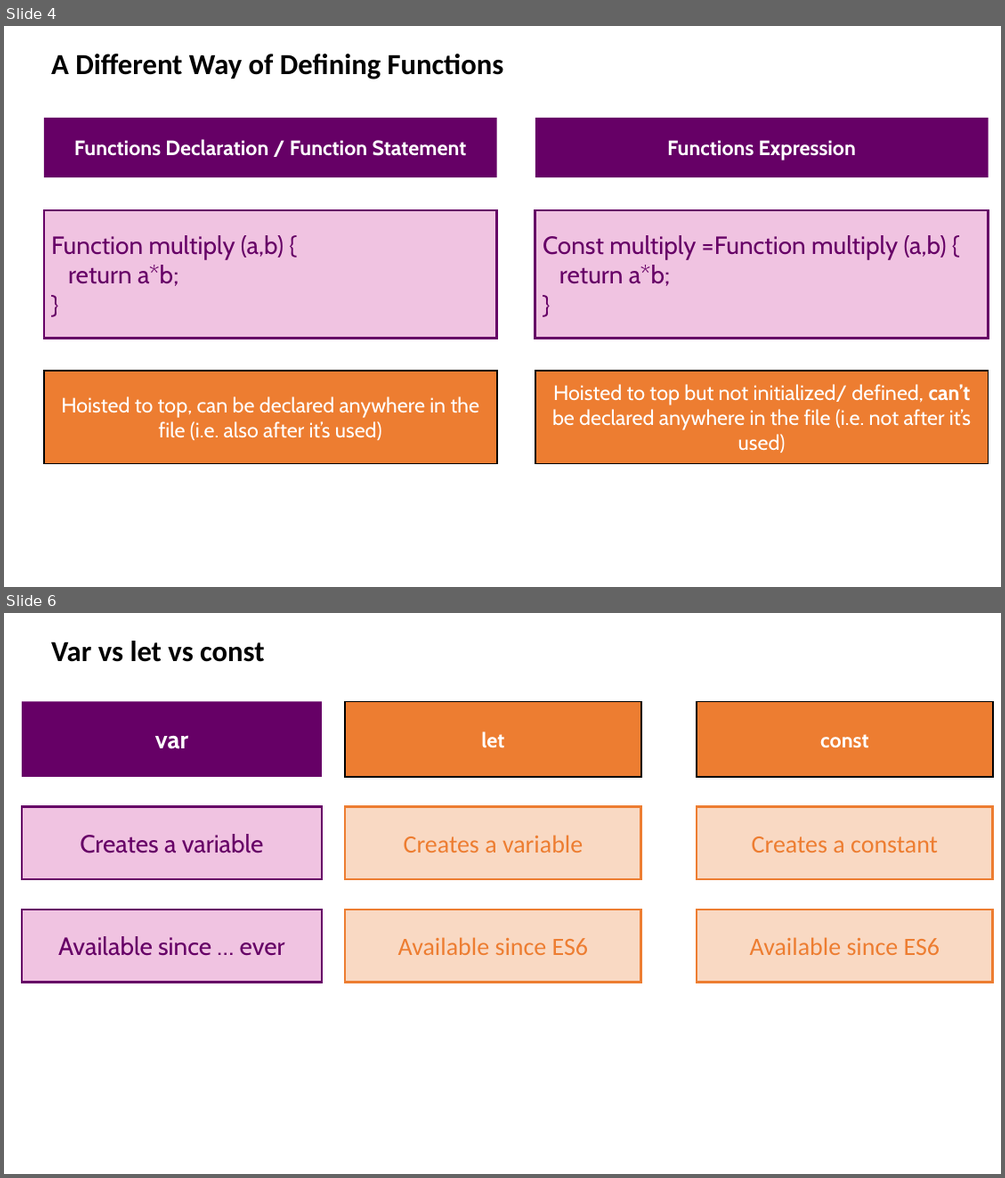
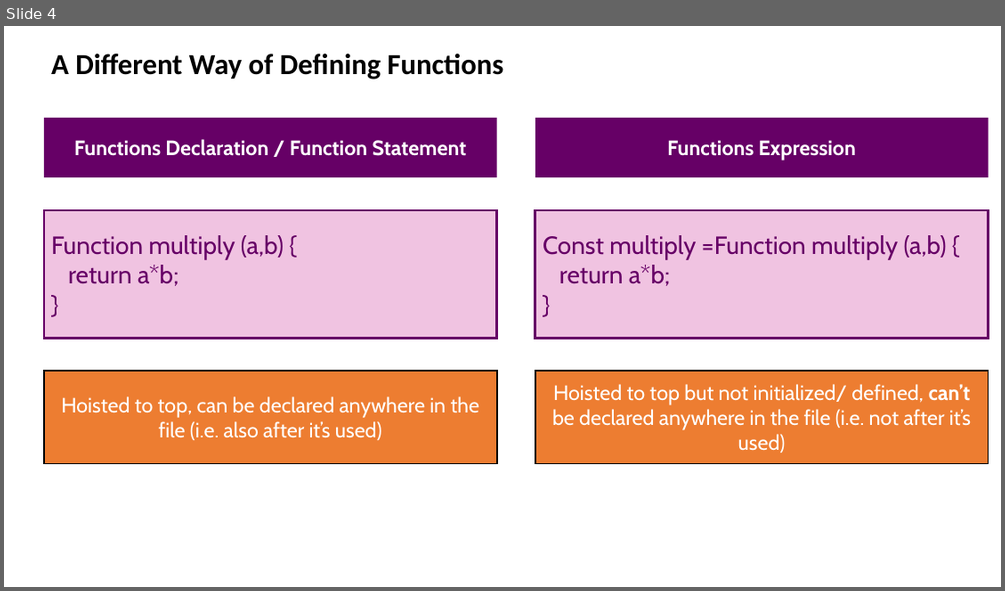
Before and after one commit to drronidz/JavaScript-The-Complete-Guide-2020, a slide deck: 6. More on Functions/docs/Introduction.pptx. Shown one above the other, each under a label of ours: slides 4 and 6 before the commit, slide 4 after it; the slides between them are not shown. The pictures are 1005x1178 and 1005x591 pixels, drawn with LibreOffice and Linux fonts; fonts in the diff are those of the drawing. Boxes give left, top, right and bottom in pixels: in the first picture for what was removed or moved away, otherwise in the second. Text is boxed around its words. In the diff, an @@ line names an element or a change of style, - is before the commit and + after.

```diff
--- a/6. More on Functions/docs/Introduction.pptx
+++ b/6. More on Functions/docs/Introduction.pptx
@@ slide 6 removed at (x1=4, y1=613, x2=1001, y2=1174), background #FFFFFF @@
@@ text removed at (x1=51, y1=641, x2=265, y2=662) @@
-Var vs let vs const
@@ rectangle removed at (x1=22, y1=701, x2=322, y2=777) @@
-var
@@ rectangle removed at (x1=345, y1=701, x2=641, y2=777) @@
-let
@@ rectangle removed at (x1=696, y1=701, x2=993, y2=777) @@
-const
@@ rectangle removed at (x1=22, y1=807, x2=322, y2=879) @@
-Creates a variable
@@ rectangle removed at (x1=345, y1=807, x2=641, y2=879) @@
-Creates a variable
@@ rectangle removed at (x1=696, y1=807, x2=993, y2=879) @@
-Creates a constant
@@ rectangle removed at (x1=22, y1=909, x2=322, y2=981) @@
-Available since … ever
@@ rectangle removed at (x1=345, y1=909, x2=641, y2=981) @@
-Available since ES6
@@ rectangle removed at (x1=696, y1=909, x2=993, y2=981) @@
-Available since ES6
```
Also in this commit, not shown: 1 slide added, 5 other slides removed, 1 other file.
